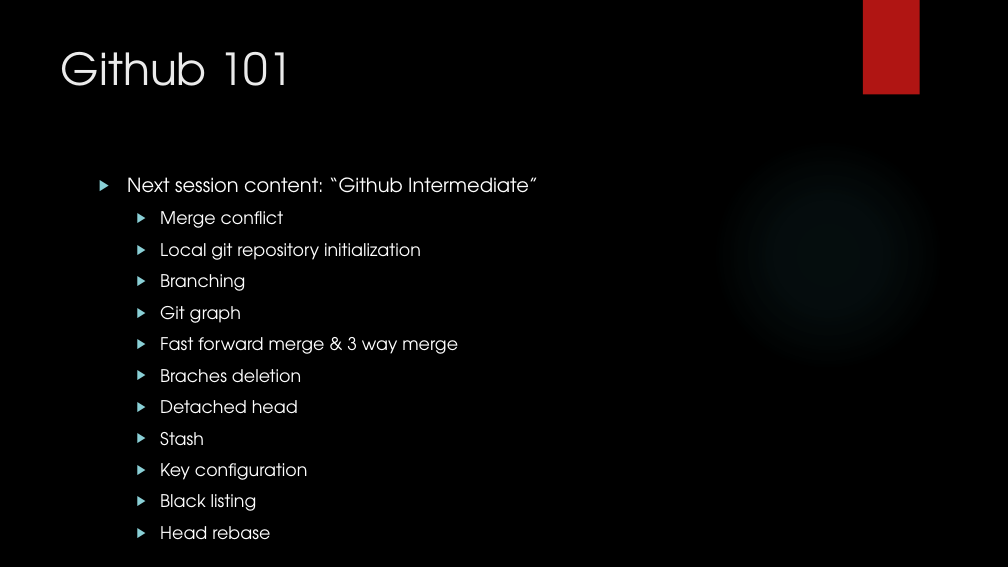
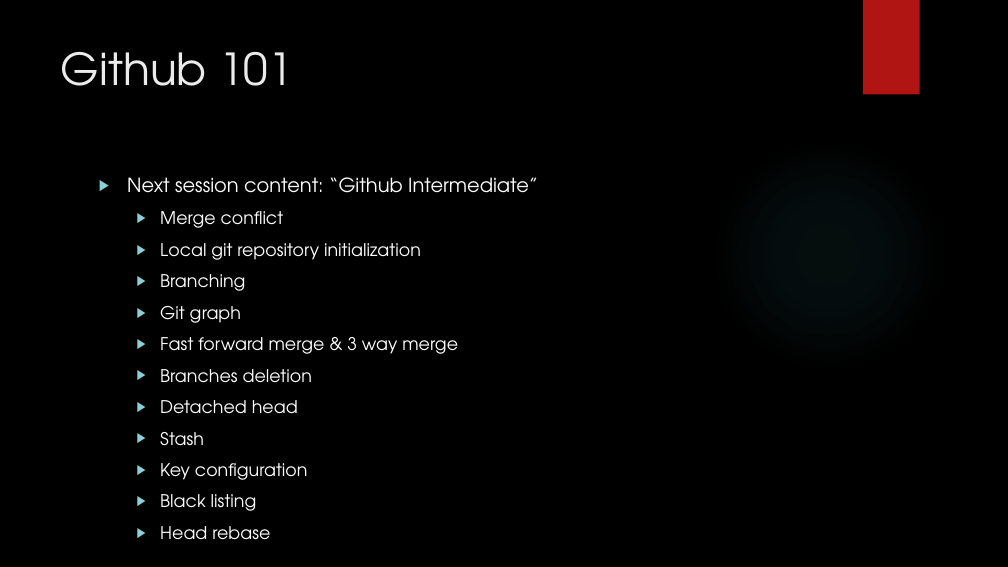
Before and after one commit to rjrosag/training, a slide deck: slide 19 of Github 101.pptx (slide 18 before the commit). Drawn at 1008x567 pixels with LibreOffice and Linux fonts; fonts in the diff are those of the drawing; background and template pictures are left out. Boxes give left, top, right and bottom in pixels: in the first picture for what was removed or moved away, otherwise in the second. Text is boxed around its words. In the diff, an @@ line names an element or a change of style, - is before the commit and + after.

```diff
--- a/Github 101.pptx
+++ b/Github 101.pptx
@@ text at [160, 369, 312, 383]: text changed @@
-  ▶ Braches deletion
+  ▶ Branches deletion
```
Also in this commit, not shown: 4 other slides changed, 1 slide added, 3 other files.
